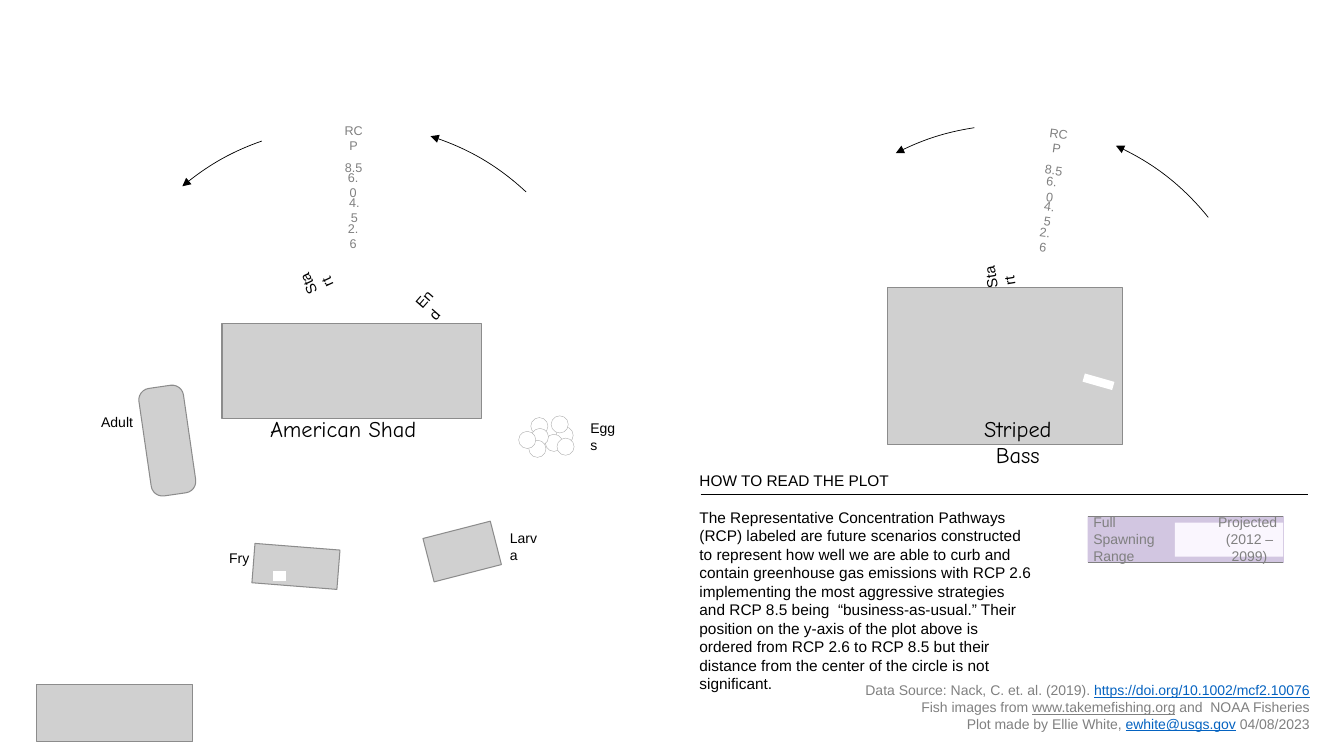
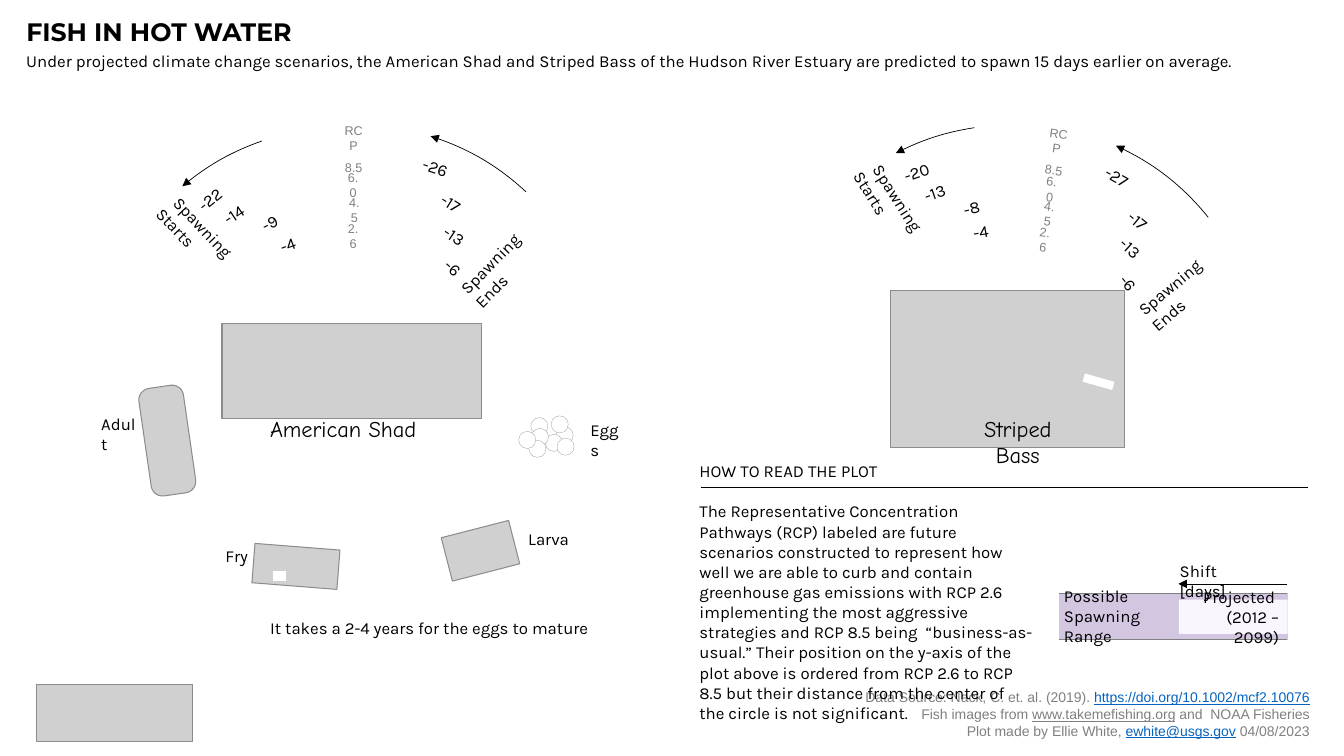
Before and after one commit to DOI-USGS/vizlab-chart-challenge-23, a slide deck: slide 2 of 11_circular_ewhite/touch_ups.pptx (slide 3 before the commit). Drawn at 1344x756 pixels with LibreOffice and Linux fonts; fonts in the diff are those of the drawing; grey boxes stand for pictures; background and template pictures are left out. Boxes give left, top, right and bottom in pixels: in the first picture for what was removed or moved away, otherwise in the second. Text is boxed around its words. In the diff, an @@ line names an element or a change of style, - is before the commit and + after.

```diff
--- a/11_circular_ewhite/touch_ups.pptx
+++ b/11_circular_ewhite/touch_ups.pptx
@@ group added at [26, 23, 1288, 602]: 22 texts, 1 arrow @@
+Spawning Starts
+-20
+-27
+Shift [days]
+-13
+-17
+-13
+-8
+-4
+-6
+-22
+-26
+-14
+-17
+-13
+-9
+-4
+-6
+Spawning Starts
+Spawning Ends
+FISH IN HOT WATER
+Under projected climate change scenarios, the American Shad and Striped Bass of the Hudson River Estuary are predicted to spawn 15 days earlier on average.
@@ text at [445, 189, 564, 309]: text changed; size 10.5 to 12 pt; font Arial to Karla @@
-End
+Spawning Ends
@@ text "Spawning Ends" at [445, 189, 564, 309]: rotation 311 to 314 degrees @@
@@ text removed at [285, 257, 330, 309] @@
-Start
@@ text removed at [973, 252, 1009, 301] @@
-Start
@@ picture: place and size @@
-picture at [888, 287, 1122, 444]
+picture at [890, 291, 1124, 448]
@@ text removed at [1072, 285, 1121, 332] @@
-End
@@ text "HOW TO READ THE PLOT": place and size @@
-text "HOW TO READ THE PLOT" at [699, 475, 1030, 692]
+text "HOW TO READ THE PLOT" at [699, 466, 1033, 723]
@@ text "HOW TO READ THE PLOT" at [699, 466, 1033, 723]: size 11 to 12 pt, font Arial to Karla @@
@@ line moved from (701, 495) - (1309, 495) to (701, 488) - (1309, 488) @@
@@ picture: place and size @@
-picture at [423, 521, 501, 582]
+picture at [441, 520, 520, 581]
@@ size 10 to 12 pt, font Arial to Karla in 4 elements at [92, 408, 152, 439], [472, 624, 508, 638], [225, 551, 248, 566], [528, 534, 569, 545] @@
@@ text "Larva": place and size @@
-text "Larva" at [500, 524, 555, 552]
+text "Larva" at [528, 534, 569, 545]
@@ rectangle: place and size @@
-rectangle at [1088, 517, 1284, 562]
+rectangle at [1059, 593, 1287, 639]
@@ line moved from (1088, 516) - (1284, 516) to (1060, 593) - (1288, 593) @@
@@ text at [1064, 587, 1140, 647]: text changed; size 10 to 12 pt; font Arial to Karla; text colour #808080 to #000000 @@
-Full Spawning
-Range
+Possible
+Spawning Range
@@ text "Projected": place and size @@
-text "Projected" at [1218, 516, 1277, 565]
+text "Projected" at [1203, 588, 1279, 645]
@@ text "Projected" at [1203, 588, 1279, 645]: size 10 to 12 pt, font Arial to Karla, text colour #808080 to #000000; alignment centre to right @@
@@ text added at [270, 622, 588, 638], 12 pt, text #000000 @@
+It takes a 2-4 years for the eggs to mature
@@ rectangle: place and size @@
-rectangle at [1175, 523, 1283, 557]
+rectangle at [1180, 600, 1289, 634]
@@ line moved from (1088, 563) - (1284, 563) to (1060, 639) - (1288, 639) @@
@@ text "Data Source: Nack, C. et. ...": place and size @@
-text "Data Source: Nack, C. et. ..." at [865, 685, 1310, 732]
+text "Data Source: Nack, C. et. ..." at [865, 691, 1310, 739]
```
Also in this commit, not shown: 1 other slide changed, 1 other file.
